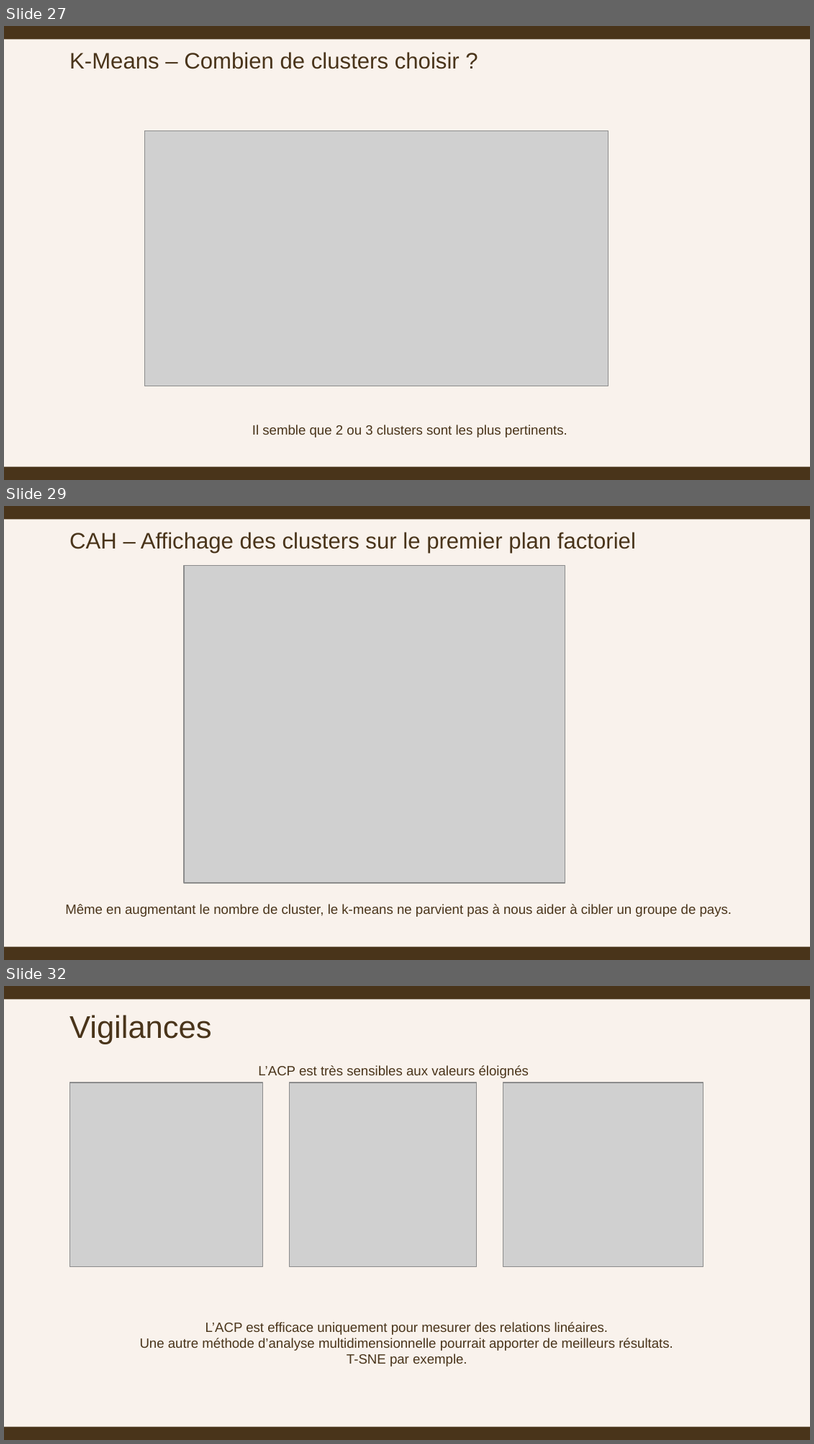
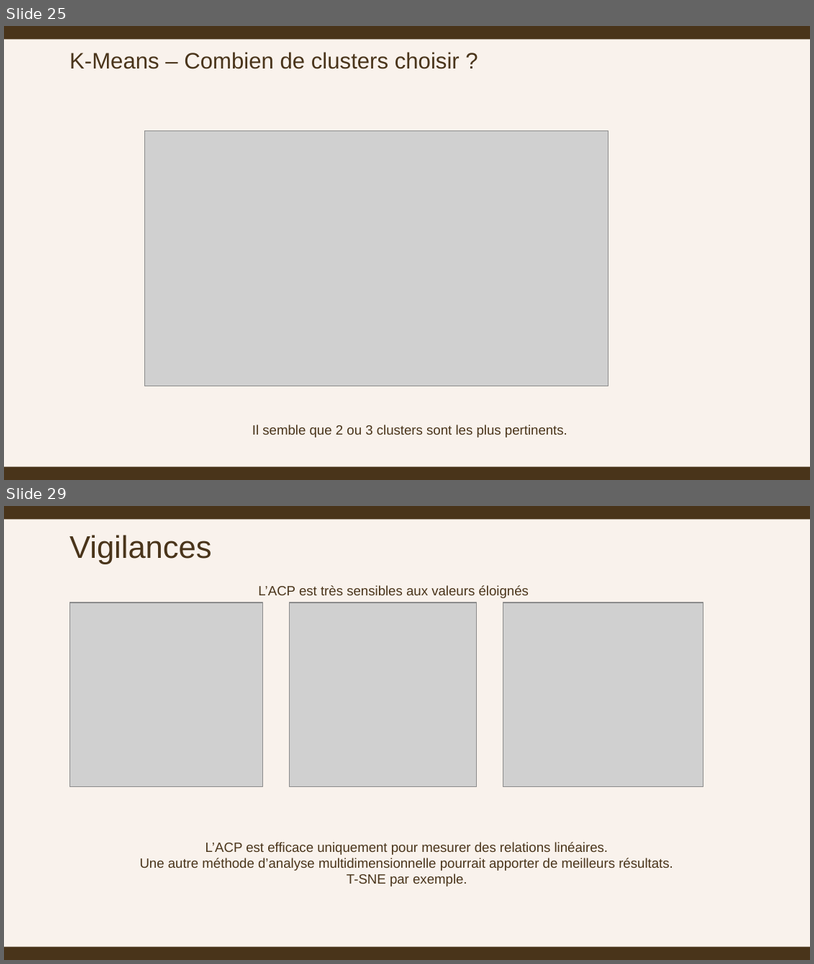
Before and after one commit to ziedbelhocine/Cours-OC, a slide deck: Data_Analyst/Projet_11/livrables/Zied_Belhocine_3_presentation_072026.pptx. Shown one above the other, each under a label of ours: slides 27, 29 and 32 before the commit, slides 25 and 29 after it; the slides between them are not shown. The pictures are 814x1444 and 814x964 pixels, drawn with LibreOffice and Linux fonts; fonts in the diff are those of the drawing; grey boxes stand for pictures. Boxes give left, top, right and bottom in pixels: in the first picture for what was removed or moved away, otherwise in the second. Text is boxed around its words. In the diff, an @@ line names an element or a change of style, - is before the commit and + after.

```diff
--- a/Data_Analyst/Projet_11/livrables/Zied_Belhocine_3_presentation_072026.pptx
+++ b/Data_Analyst/Projet_11/livrables/Zied_Belhocine_3_presentation_072026.pptx
@@ slide 29 removed at (4, 506, 810, 960), background #F9F2EC; not listed: 2 template elements that a slide beside it also shows @@
@@ text removed at (70, 532, 636, 554) @@
-CAH – Affichage des clusters sur le premier plan factoriel
@@ picture removed at (184, 566, 566, 883) @@
@@ text removed at (65, 903, 733, 916) @@
-Même en augmentant le nombre de cluster, le k-means ne parvient pas à nous aider à cibler un groupe de pays.
@@ what was slide 27 is now slide 25 @@
@@ what was slide 32 is now slide 29 @@
```
Also in this commit, not shown: 7 slides changed, 2 slides added, 4 other slides removed, 25 other files.
